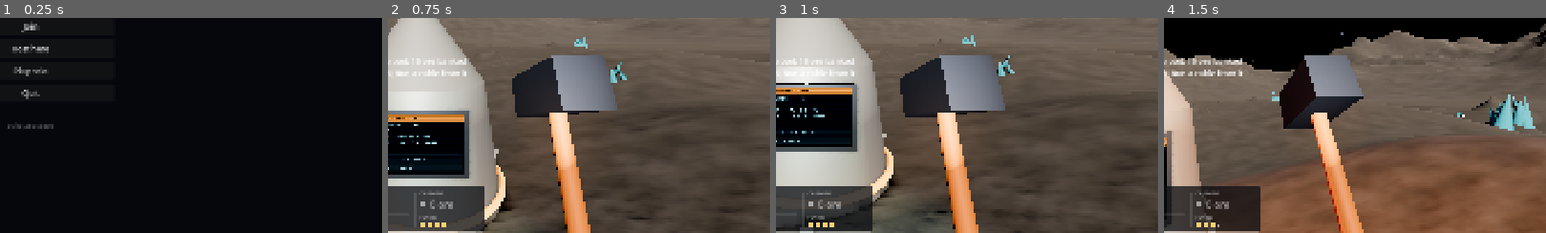
Above: before the commit, frames 1-4 (left to right).
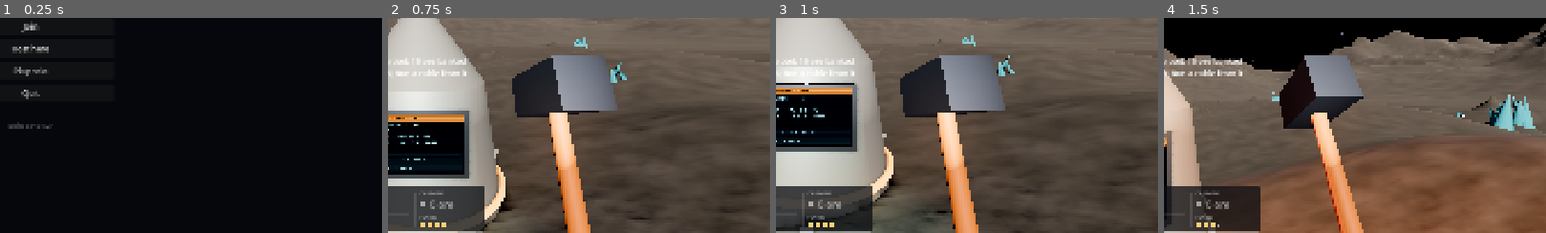
Above: after the commit, the same moments.

Repository: devonbacon/rockhopper
Game: Godot game, scene res://menu/menu.tscn
The game is run twice, just before and just after one commit, with the same random seed, the same clock (stepped at 60 frames per second) and the same inputs.
Inputs (mouse positions are % of the whole screen's width and height, from its top left):
- Up to frame 1 (0.25 s): no input
- Up to frame 2 (0.75 s): click "Play solo" at 0.5 s
- Up to frame 3 (1 s): no input
- Up to frame 4 (1.5 s): tap Enter at 1.25 s; move the mouse to (55, 50) at 1.27 s; hold W from 1.28 s (still down); tap Q at 1.35 s; click (55, 50) at 1.42 s
The pictures show only the part of the screen within x 46-96%, y 46-96%; the shares and areas given below are measured in that part.

The runs differ from the first frame. In frame 1, 0.1% of the frame differs, in the area x 2-14%, y 48-52%; in frame 2, nothing differs; in frame 3, nothing differs; in frame 4, nothing differs.

Commit message:
Less slide-hop momentum before blade runners
Without them, a slide tops out at 8 m/s (from 9), jumping out of one no
longer speeds you up, and in the air you ease back to running speed.
Slide-hopping averages 5.9 m/s against running's 5.5, from 7.6.

Co-Authored-By: Claude Opus 5.5 <noreply@anthropic.com>

Diff:
--- a/player/player.gd
+++ b/player/player.gd
@@ -15,11 +15,12 @@
 ## the way you're looking, and you drop off short of a dead end. E again
 ## or Space lets go. F toggles the headlamp.
 ##
-## Soldiers lay the cables: R on a pylon, rig, foundry or turret (built or
-## a blueprint) pays one out behind you; R on another, or the pod, ties it
-## on, and R on open ground puts a pylon blueprint there for it. A cable
-## to a blueprint goes up once both ends are built. Tap R on a cable to
-## turn it round; hold R to cut it.
+## Soldiers lay the cables, with the hammer out: right mouse on a pylon,
+## rig, foundry, turret or the pod (built or a blueprint) pays one out
+## behind you; on another, it ties it on, and on open ground it puts a
+## pylon blueprint there for it. A cable to a blueprint goes up once both
+## ends are built. Right mouse on a cable turns it round; held, it cuts
+## it.
 
 const LAYER := 4
 const GRAVITY := 5.0
@@ -31,13 +32,16 @@
 const AIR_ACCEL := 10.0
 const SLIDE_BOOST := 3.0
 ## Top speed sliding, and slide-jumping off it: low until you've
-## researched blade runners.
-const SLIDE_MAX := 9.0
+## got blade runners.
+const SLIDE_MAX := 8.0
 const RUNNER_SLIDE_MAX := 16.0
 const SLIDE_FRICTION := 2.0
 const SLIDE_SLOPE := 1.6
 const SLIDE_STEER := 4.0
+## Jumping out of a slide speeds you up, in blade runners.
 const SLIDE_JUMP_BOOST := 1.1
+## Without them, in the air you slow towards running speed this fast.
+const AIR_DRAG := 2.0
 const SLIDE_COOLDOWN := 0.8
 const STRAFE_TILT := 2.5
 const JUMP := 4.5
@@ -420,13 +424,15 @@
 		fuel = minf(100.0, fuel + JET_REFILL * delta)
 		if jump_held:
 			vertical = up * JUMP
-			if sliding:
+			if sliding and game.equipped(&"runners"):
 				horizontal = (horizontal * SLIDE_JUMP_BOOST).limit_length(slide_max)
 	else:
 		sliding = false
 		jetting = jump_held and fuel > 0.0 and game.equipped(&"jetpack")
 		var control := AIR_ACCEL + (JET * 0.6 if jetting else 0.0)
 		var target := speed * (1.2 if jetting else 1.0)
+		if !game.equipped(&"runners") and !jetting and !hooked and horizontal.length() > RUN:
+			horizontal = horizontal.limit_length(maxf(RUN, horizontal.length() - AIR_DRAG * delta))
 		if input != Vector2.ZERO:
 			var along := horizontal.dot(wish_dir.normalized())
 			if along < target:
Not shown, changed: README.md
